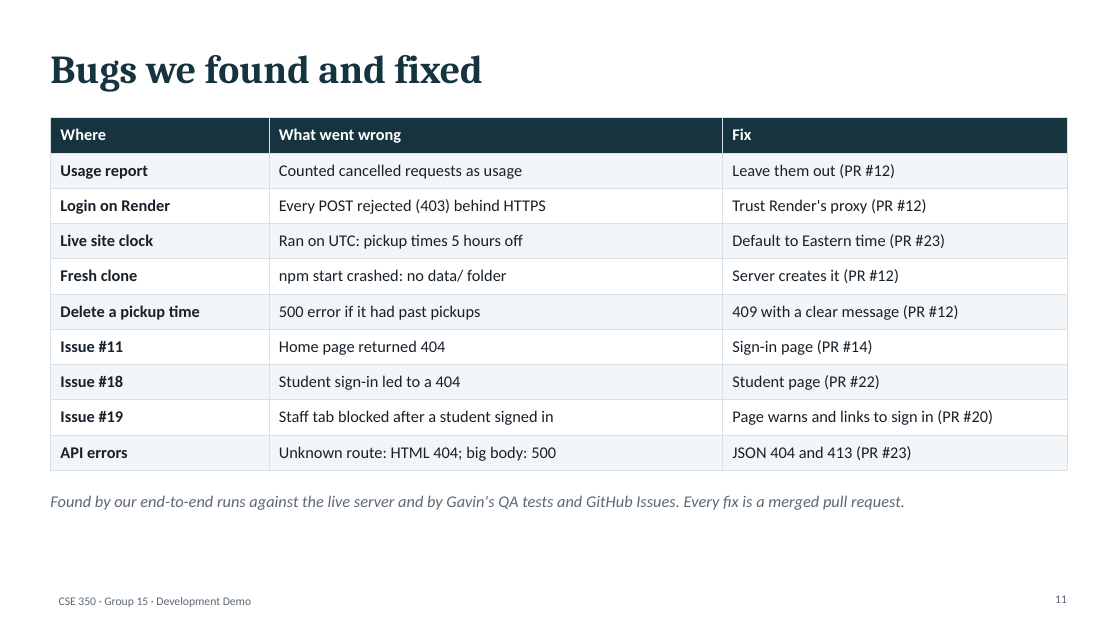
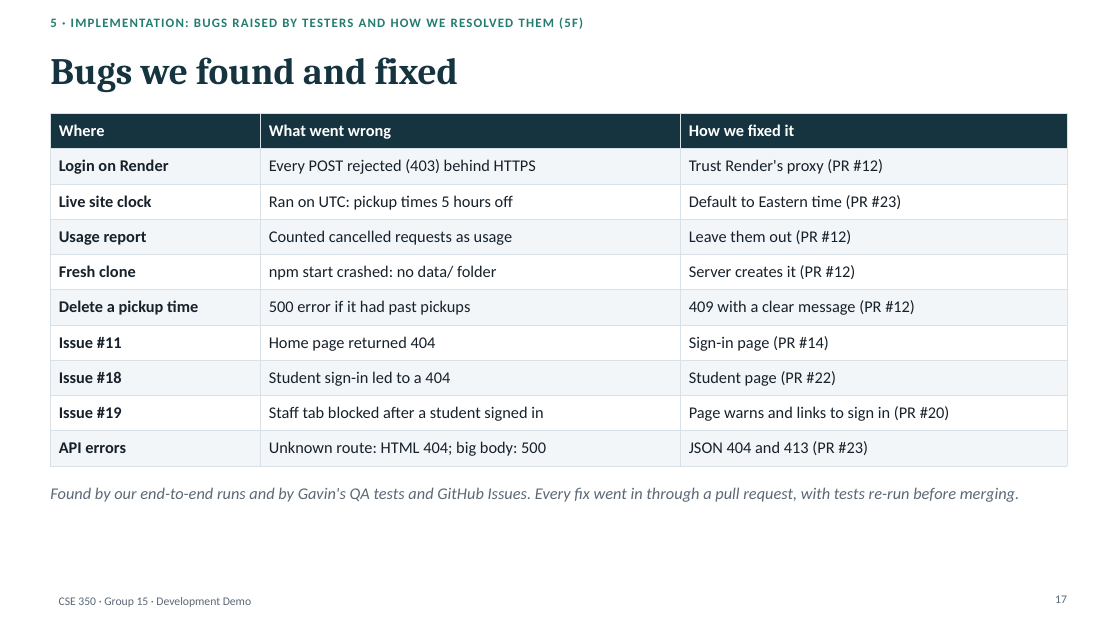
Before and after one commit to a0merr/University-Food-Pantry-CSE-350-, a slide deck: slide 17 of docs/presentation/CSE350_Demo_Deck_DRAFT.pptx (slide 11 before the commit). Drawn at 1120x630 pixels with LibreOffice and Linux fonts; fonts in the diff are those of the drawing. Boxes give left, top, right and bottom in pixels: in the first picture for what was removed or moved away, otherwise in the second. Text is boxed around its words. In the diff, an @@ line names an element or a change of style, - is before the commit and + after.

```diff
--- a/docs/presentation/CSE350_Demo_Deck_DRAFT.pptx
+++ b/docs/presentation/CSE350_Demo_Deck_DRAFT.pptx
@@ text added at (x1=50, y1=17, x2=583, y2=29), 11 pt, text #237C70, bold @@
+5 · IMPLEMENTATION: BUGS RAISED BY TESTERS AND HOW WE RESOLVED THEM (5F)
@@ title "Bugs we found and fixed" at (x1=50, y1=57, x2=458, y2=93): size 34 to 32 pt @@
@@ table at (x1=50, y1=113, x2=1067, y2=460) @@
-row 1: Where | What went wrong | Fix
-row 2: Usage report | Counted cancelled requests as usage | Leave them out (PR #12)
+row 1: Where | What went wrong | How we fixed it
+row 4: Usage report | Counted cancelled requests as usage | Leave them out (PR #12)
@@ table moved from (x1=50, y1=118, x2=1067, y2=465) to (x1=50, y1=113, x2=1067, y2=460) @@
@@ text at (x1=50, y1=487, x2=1019, y2=502): text changed @@
-Found by our end-to-end runs against the live server and by Gavin's QA tests and GitHub Issues. Every fix is a merged pull request.
+Found by our end-to-end runs and by Gavin's QA tests and GitHub Issues. Every fix went in through a pull request, with tests re-run before merging.
@@ page number at (x1=1055, y1=595, x2=1067, y2=603): text changed @@
-11
+17
```
Also in this commit, not shown: 11 other slides changed, 13 slides added, 1 slide removed, 5 other files.
